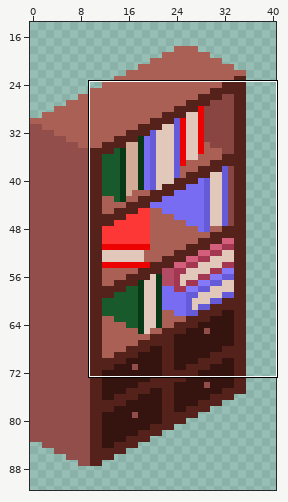
Two states of a sprite sheet, images/track_bookshelf.png. Above, an overview of the earlier version with the close-up marked.
Close-up. Old version:
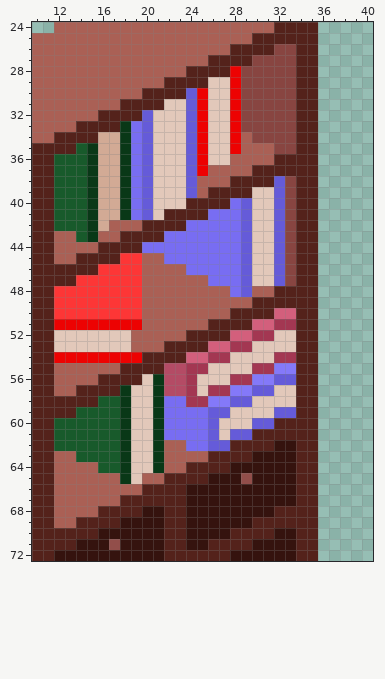
The file is 50x100 pixels. Shown: x 10..40, y 24..72. The wide view leaves out empty margins.
Once edited:
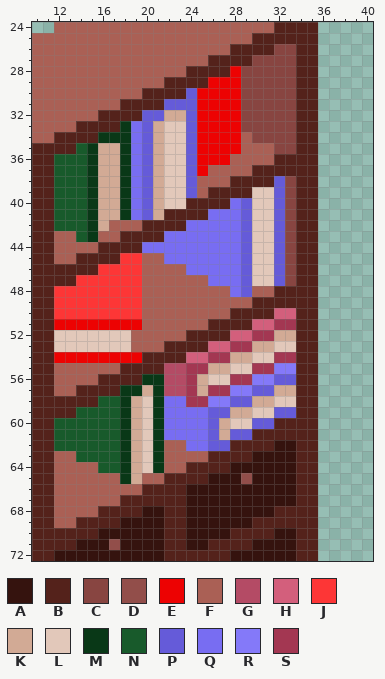
Palette (. is transparent): A #35130e  B #54221b  C #884541  D #924e4a  E #ed0202  F #aa6055  G #b44b65  H #d35f7c  J #fd3636  K #d2aa95  L #e2c8ba  M #093817  N #185a2b  P #655bd9  Q #786df2  R #8479f9  S #a33752
Diff:
y 29..30: x 26..27 LL -> EE
y 31: x 22..23 LL -> PP; x 26..27 LL -> EE
y 32: x 21..23 LLL -> PKK; x 26..27 LL -> EE
y 33: x 21 L -> K; x 26..27 LL -> EE
y 34: x 16..17 KK -> MM; x 21 L -> K; x 26..27 LL -> EE
y 35..36: x 21 L -> K; x 26..27 LL -> EE
y 37..41: x 21 L -> K
y 52: x 32..33 LL -> KK
y 53: x 30..31 LL -> KK
y 54: x 28..29 LL -> KK
y 55: x 26..27 LL -> KK
y 56: x 20 L -> M; x 25 L -> K
y 57: x 19..20 LL -> MK; x 25 L -> K; x 32..33 LL -> KK
y 58: x 19 L -> K; x 30..31 LL -> KK
y 59: x 19 L -> K; x 28..29 LL -> KK
y 60..61: x 19 L -> K; x 27 L -> K
y 62..65: x 19 L -> K
Changed places in both close-ups, as pixel boxes (x1, y1, x2, y2):
changed: (98, 77, 230, 220)
changed: (197, 330, 296, 440)
changed: (131, 374, 153, 484)
